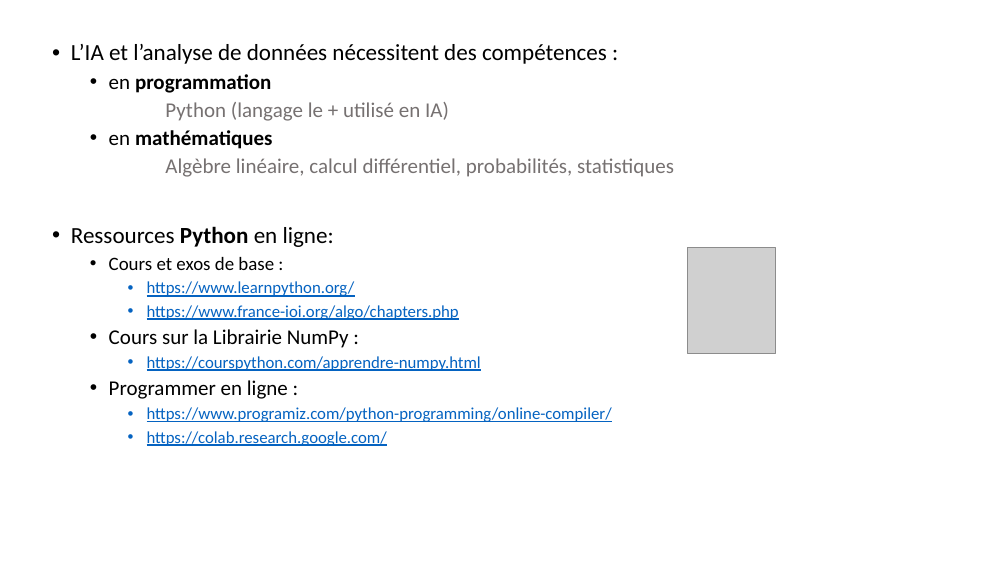
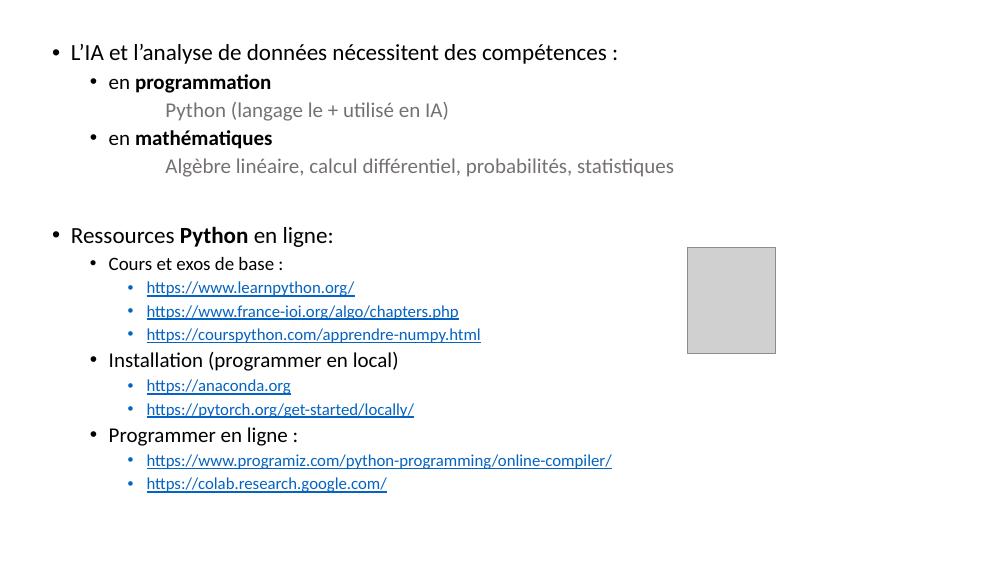
Before and after one commit to jolindien-git/jolindien-git.github.io, a slide deck: slide 7 of Intelligence Artificielle et Analyse de donnees.pptx. Drawn at 1008x567 pixels with LibreOffice and Linux fonts; fonts in the diff are those of the drawing; grey boxes stand for pictures. Boxes give left, top, right and bottom in pixels: in the first picture for what was removed or moved away, otherwise in the second. Text is boxed around its words. In the diff, an @@ line names an element or a change of style, - is before the commit and + after.

```diff
--- a/Intelligence Artificielle et Analyse de donnees.pptx
+++ b/Intelligence Artificielle et Analyse de donnees.pptx
@@ text at box(109, 329, 349, 348): paragraph removed @@
-  • Cours sur la Librairie NumPy :
@@ text at box(109, 352, 414, 418): paragraphs added @@
+  • Installation (programmer en local)
+    • https://anaconda.org
+    • https://pytorch.org/get-started/locally/
```
Also in this commit, not shown: 2 other slides changed, 2 other files.
